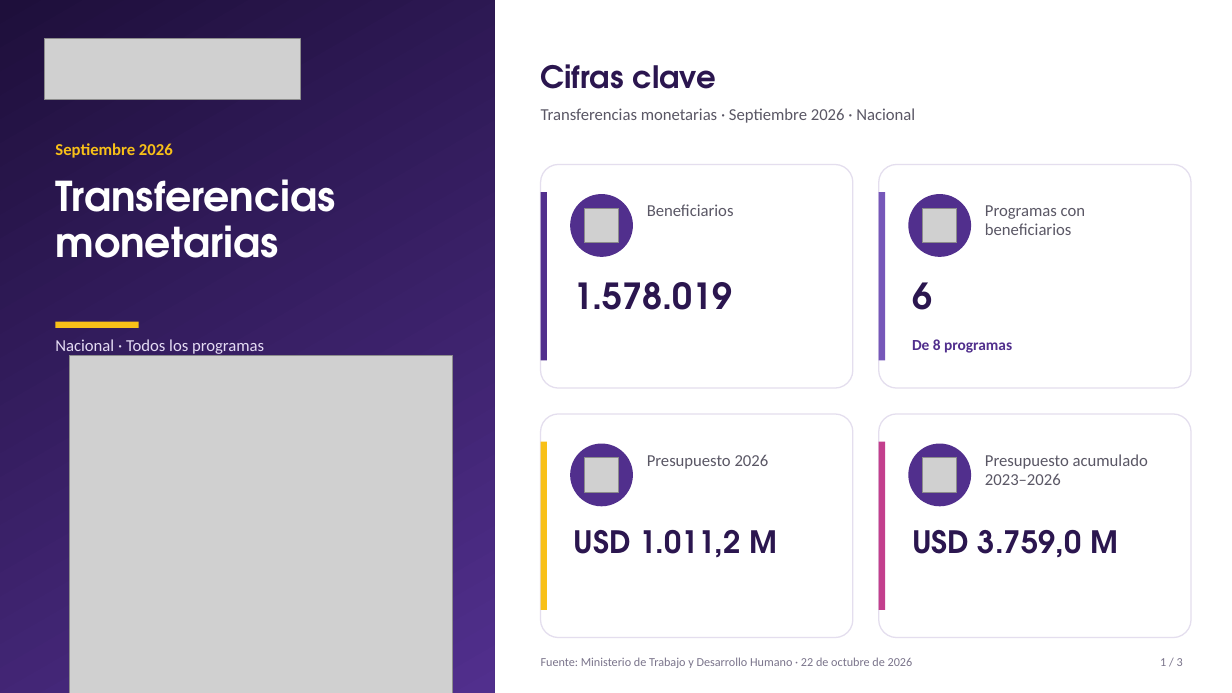
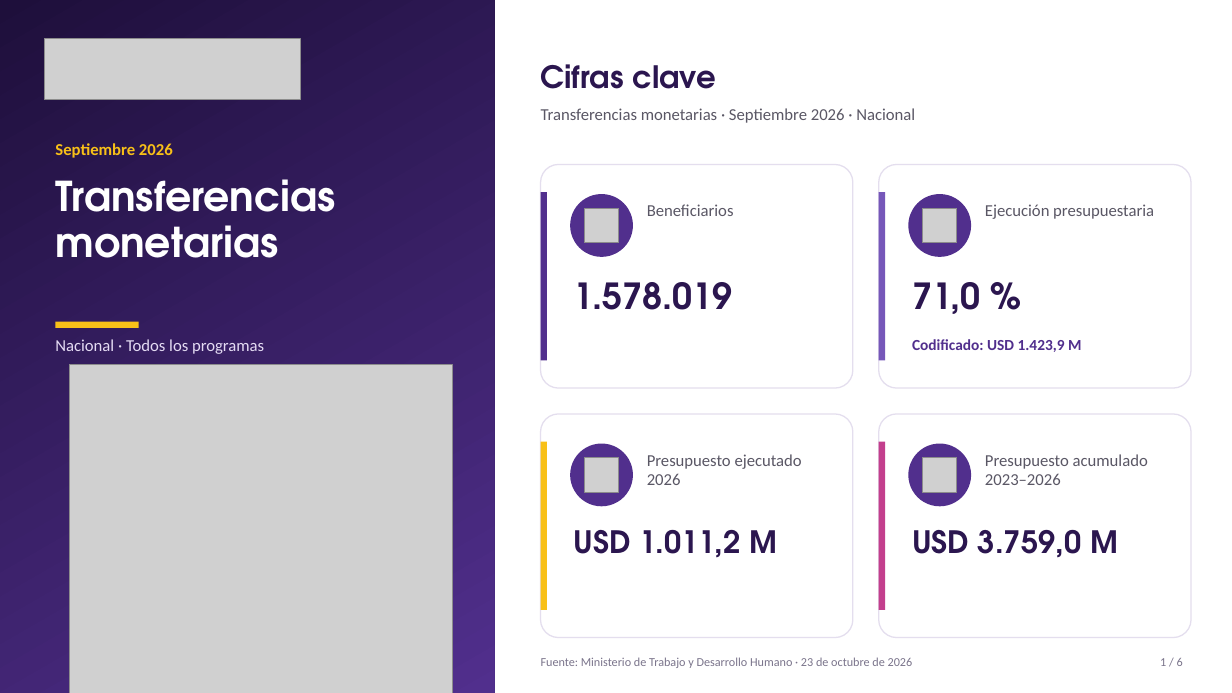
Before and after one commit to JuanAmbuludi/Sistema-Reporte-MTDH, a slide deck: slide 1 of examples/Presentacion_transferencias_2026-09.pptx. Drawn at 1232x693 pixels with LibreOffice and Linux fonts; fonts in the diff are those of the drawing; grey boxes stand for pictures. Boxes give left, top, right and bottom in pixels: in the first picture for what was removed or moved away, otherwise in the second. Text is boxed around its words. In the diff, an @@ line names an element or a change of style, - is before the commit and + after.

```diff
--- a/examples/Presentacion_transferencias_2026-09.pptx
+++ b/examples/Presentacion_transferencias_2026-09.pptx
@@ text at (x1=985, y1=204, x2=1154, y2=219): text changed @@
-Programas con beneficiarios
+Ejecución presupuestaria
@@ text at (x1=912, y1=282, x2=981, y2=314): text changed @@
-6
+71,0 %
@@ text at (x1=912, y1=339, x2=1081, y2=352): text changed @@
-De 8 programas
+Codificado: USD 1.423,9 M
@@ picture resized from (x1=69, y1=356, x2=453, y2=693) to (x1=69, y1=365, x2=453, y2=693) @@
@@ text at (x1=647, y1=454, x2=802, y2=485): text changed @@
-Presupuesto 2026
+Presupuesto ejecutado 2026
@@ text at (x1=1160, y1=658, x2=1183, y2=666): text changed @@
-1 / 3
+1 / 6
```
Also in this commit, not shown: 2 other slides changed, 3 slides added, 12 other files.
